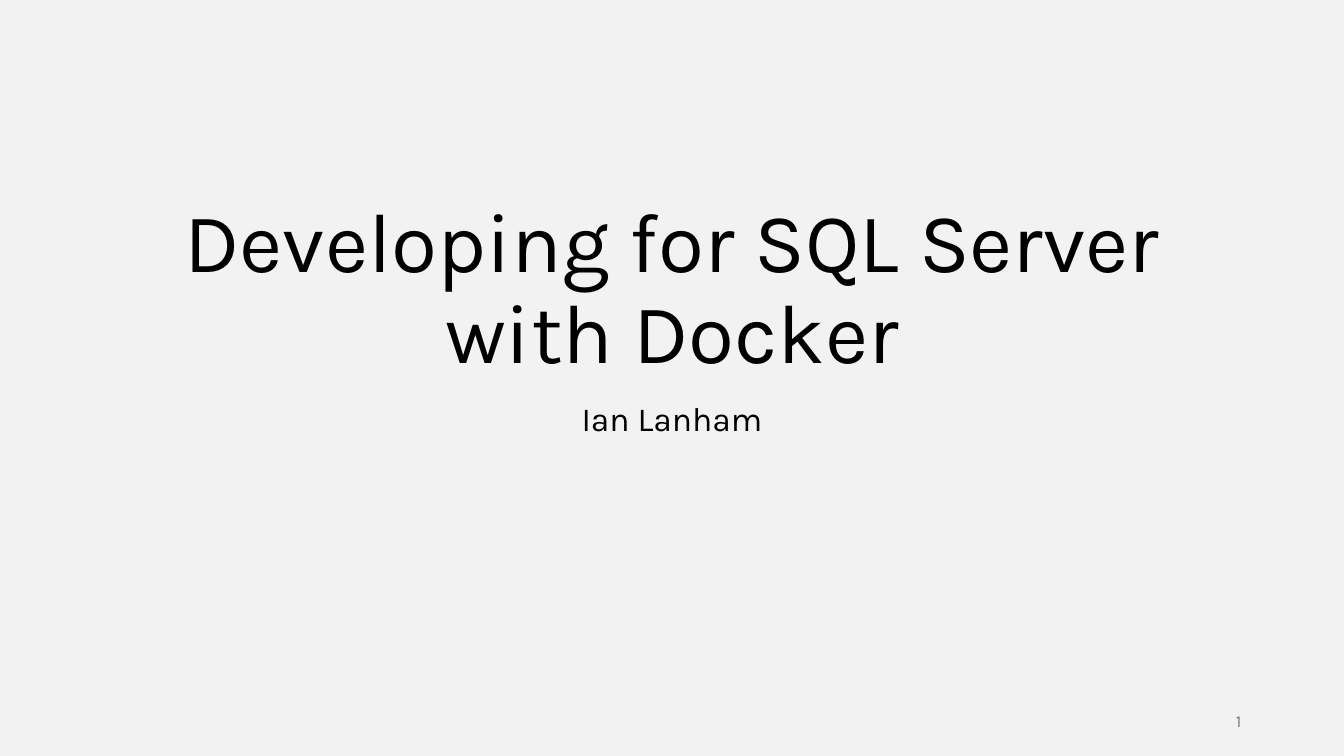
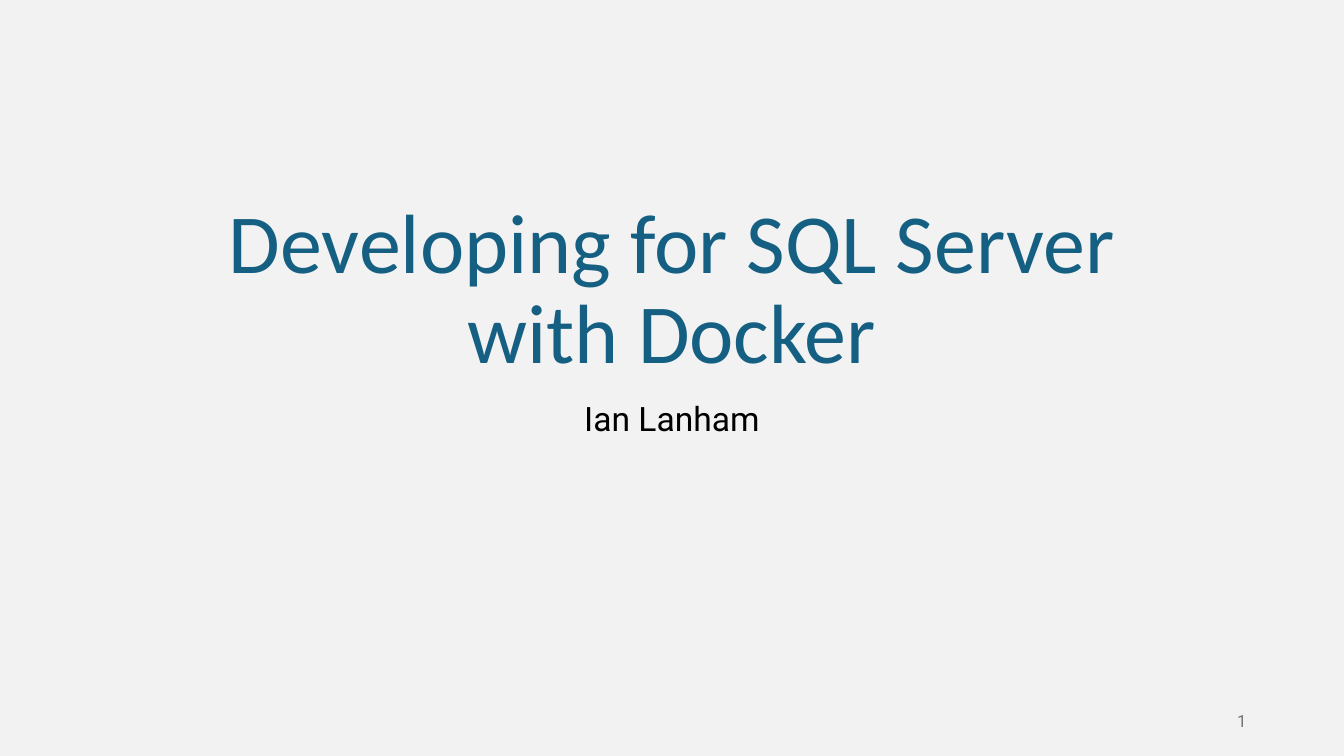
Before and after one commit to ilanham/Presentations, a slide deck: slide 1 of docker/Developing for SQL Server with Docker.pptx. Drawn at 1344x756 pixels with LibreOffice and Linux fonts; fonts in the diff are those of the drawing. Boxes give left, top, right and bottom in pixels: in the first picture for what was removed or moved away, otherwise in the second. Text is boxed around its words. In the diff, an @@ line names an element or a change of style, - is before the commit and + after.

Commit message:
Updated Docker slides for Tampa Fabric UG Feb 25

```diff
--- a/docker/Developing for SQL Server with Docker.pptx
+++ b/docker/Developing for SQL Server with Docker.pptx
@@ title "Developing for SQL Server with ..." at (229, 214, 1114, 364): font Karla to Calibri, text colour #000000 to #156082 @@
@@ subtitle "Ian Lanham" at (584, 405, 759, 432): font Karla to Roboto @@
@@ page number at (1237, 715, 1246, 727): font Karla to Roboto, text colour #797979 to #757575 @@
```
Also in this commit, not shown: 18 other slides changed, 1 slide added, 3 slides removed.
